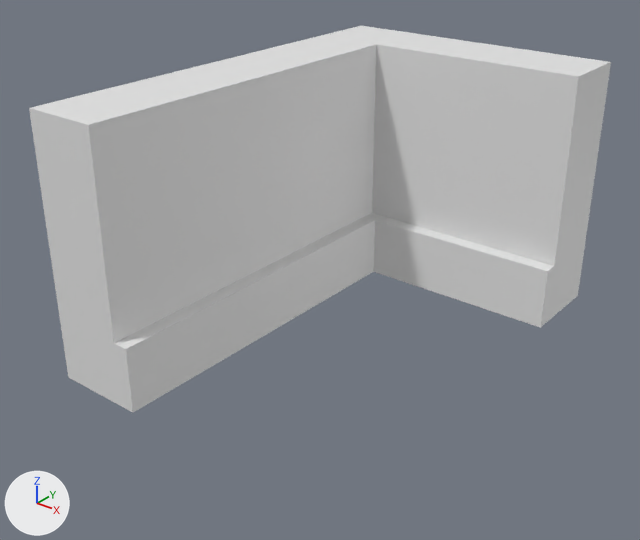
The FBX model BurdenOfChoices_Project/Assets/_BurdenOfChoices_Root/3D/Models/Blocking/BK_Paredes/SM_Corner4.fbx, before and after one commit.
Both versions are drawn from a camera (50 mm lens) standing at (4.12, -2.66, 2.99) and looking at (0.97, 1.28, 0.54). The axes (+X, +Y, +Z) are drawn at lower left. The lights are the same throughout. The older version comes first. Where no turn or scale is listed for an object, it has been applied to the vertices.

The first picture shows 'Pared normal.001', 'Pared normal.002'.
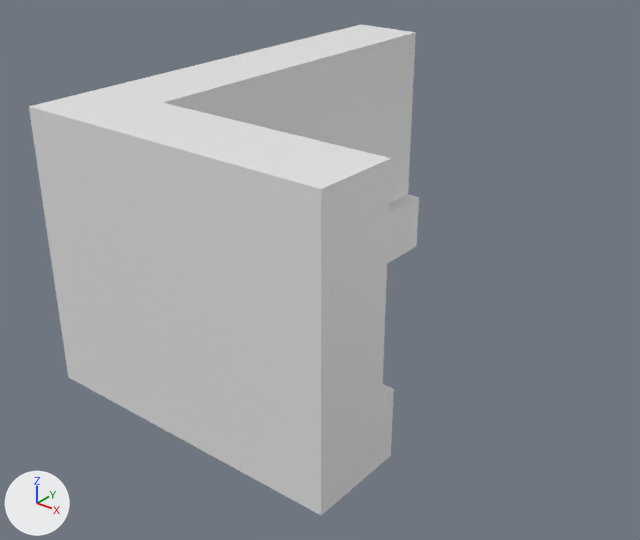
Scene script edits in JSON lines:
```json
{"op": "add", "block": "me_cube_031", "code": ["me_cube_031 = bpy.data.meshes.new('Cube.031')", "me_cube_031.from_pydata([(0.5, 0.5, 1.71), (0.5, 0.5, 0.0), (2.0, 0.5, 1.71), (2.0, 0.5, 0.0), (0.5, 0.0, 1.71), (0.5, 0.0, 0.0), (2.0, 0.0, 1.71), (2.0, 0.0, 0.0), (0.5, 0.5, 0.43), (2.0, 0.0, 0.43), (2.0, 0.5, 0.43), (0.5, 0.0, 0.43), (0.5, 0.6, 0.43), (0.5, 0.6, 0.0), (2.0, 0.6, 0.43), (2.0, 0.6, 0.0)], [], [(0, 4, 6, 2), (10, 2, 6, 9), (9, 6, 4, 11), (5, 1, 3, 7), (8, 0, 2, 10), (11, 4, 0, 8), (5, 11, 8, 1), (1, 8, 12, 13), (7, 9, 11, 5), (3, 10, 9, 7), (12, 14, 15, 13), (8, 10, 14, 12), (10, 3, 15, 14), (3, 1, 13, 15)])", "me_cube_031.materials.append(mat_material_002)  # white #e7e7e7"]}
{"op": "remove", "block": "ob_pared_normal_001", "code": ["ob_pared_normal_001 = bpy.data.objects.new('Pared normal.001', me_cube_008)", "ob_pared_normal_001.location = (0.0, 0.0, 0.0)"]}
{"op": "add", "block": "ob_pared_normal_014", "code": ["ob_pared_normal_014 = bpy.data.objects.new('Pared normal.014', me_cube_031)", "ob_pared_normal_014.location = (0.0, 0.0, 0.0)"]}
```

Pixel boxes [x1, y1, x2, y2] of what changed, in the pictures (640 x 540 px):
```json
{"object": "Pared normal.014", "change": "added", "after": [88, 103, 394, 515]}
{"object": "Pared normal.001", "change": "deleted", "before": [321, 26, 611, 328]}
```
